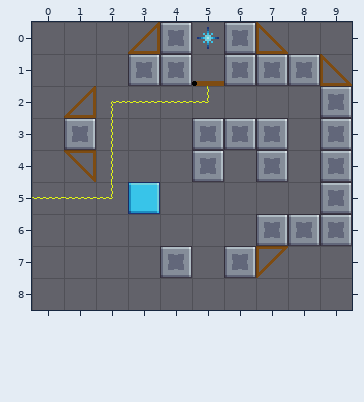
Tiled map (JSON): Assets/Level_Editor/TileMap/Room_38.tmj. Above: the version before the commit.
Cells are 32x32 px. Shown: x 0..9, y 0..8.
Now the later version:
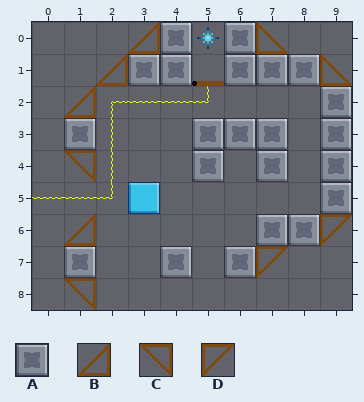
Key: from "tileSet": A 33, B 106, C 116, D 117.
_ is an empty cell.
Tiles replaced or removed in this view: A.
The edit:
Changed rows in their new state; . is an unchanged cell.
Layer "Blocks":
first column x 2:
1 B
first column x 1:
6 B.......D
7 A........
8 C........
